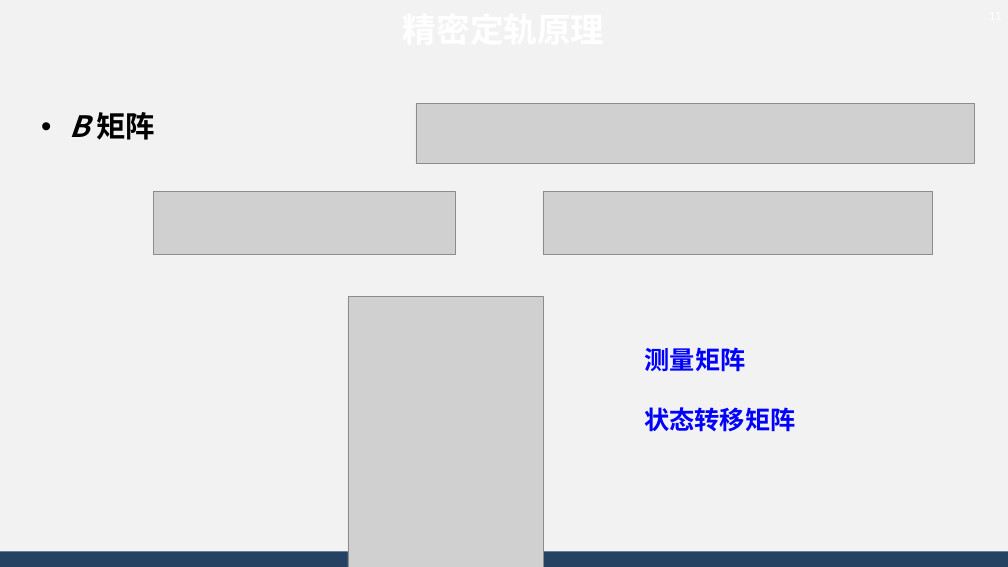
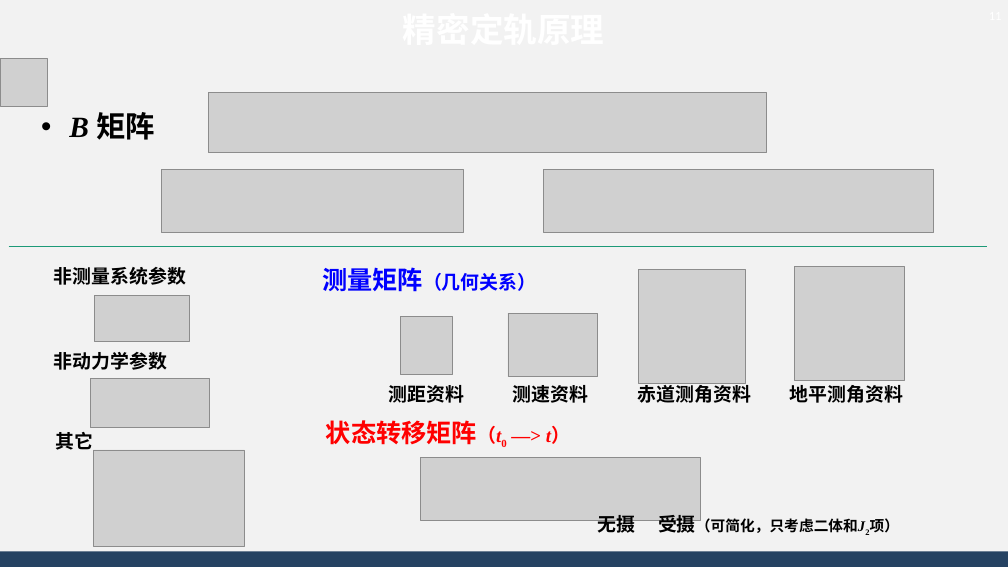
Before and after one commit to AsBackup/DAOSSA, a slide deck: slide 11 of 12 初轨确定和精密定轨原理.pptx. Drawn at 1008x567 pixels with LibreOffice and Linux fonts; fonts in the diff are those of the drawing; grey boxes stand for pictures; background and template pictures are left out. Boxes give left, top, right and bottom in pixels: in the first picture for what was removed or moved away, otherwise in the second. Text is boxed around its words. In the diff, an @@ line names an element or a change of style, - is before the commit and + after.

```diff
--- a/12 初轨确定和精密定轨原理.pptx
+++ b/12 初轨确定和精密定轨原理.pptx
@@ picture added at bbox=[0, 59, 47, 106] @@
@@ text "B 矩阵" at bbox=[69, 112, 155, 140]: font Noto Sans CJK SC to Times New Roman in "B" @@
@@ picture: place and size @@
-picture at bbox=[416, 104, 975, 164]
+picture at bbox=[208, 92, 767, 153]
@@ picture: place and size @@
-picture at bbox=[154, 192, 455, 255]
+picture at bbox=[161, 169, 463, 232]
@@ picture: place and size @@
-picture at bbox=[543, 192, 933, 255]
+picture at bbox=[544, 169, 934, 232]
@@ line added from (8, 247) to (988, 247), #1D9A78 0.5 pt @@
@@ text added at bbox=[54, 267, 186, 285], 18 pt, text #000000, bold @@
+非测量系统参数
@@ text at bbox=[322, 267, 536, 291]: text changed; size 24 to 18 pt @@
-测量矩阵
+测量矩阵（几何关系）
@@ picture added at bbox=[638, 269, 746, 383] @@
@@ picture added at bbox=[794, 267, 905, 381] @@
@@ picture added at bbox=[94, 295, 189, 341] @@
@@ picture removed at bbox=[348, 297, 543, 567] @@
@@ picture added at bbox=[400, 316, 452, 374] @@
@@ picture added at bbox=[508, 313, 598, 377] @@
@@ text added at bbox=[54, 352, 167, 370], 18 pt, text #000000, bold @@
+非动力学参数
@@ picture added at bbox=[90, 379, 209, 428] @@
@@ text added at bbox=[389, 385, 465, 403], 18 pt, text #000000, bold @@
+测距资料
@@ text added at bbox=[513, 385, 589, 403], 18 pt, text #000000, bold @@
+测速资料
@@ text added at bbox=[638, 381, 751, 403], 18 pt, text #000000, bold @@
+赤道测角资料
@@ text added at bbox=[790, 385, 903, 403], 18 pt, text #000000, bold @@
+地平测角资料
@@ text added at bbox=[56, 432, 94, 454], 18 pt, text #000000, bold @@
+其它
@@ text at bbox=[326, 420, 501, 445]: text changed; size 24 to 18 pt; text colour #0000FF to #FF0000 @@
-状态转移矩阵
+状态转移矩阵（t0 —> t）
@@ picture added at bbox=[93, 450, 244, 546] @@
@@ picture added at bbox=[420, 458, 700, 520] @@
@@ text added at bbox=[597, 515, 635, 533], 18 pt, text #000000, bold @@
+无摄
@@ text added at bbox=[658, 515, 866, 537], 14 pt, text #000000, bold @@
+受摄（可简化，只考虑二体和J2项）
```
Also in this commit, not shown: 12 other slides changed, 1 slide added, 3 slides removed, 1 other file.
